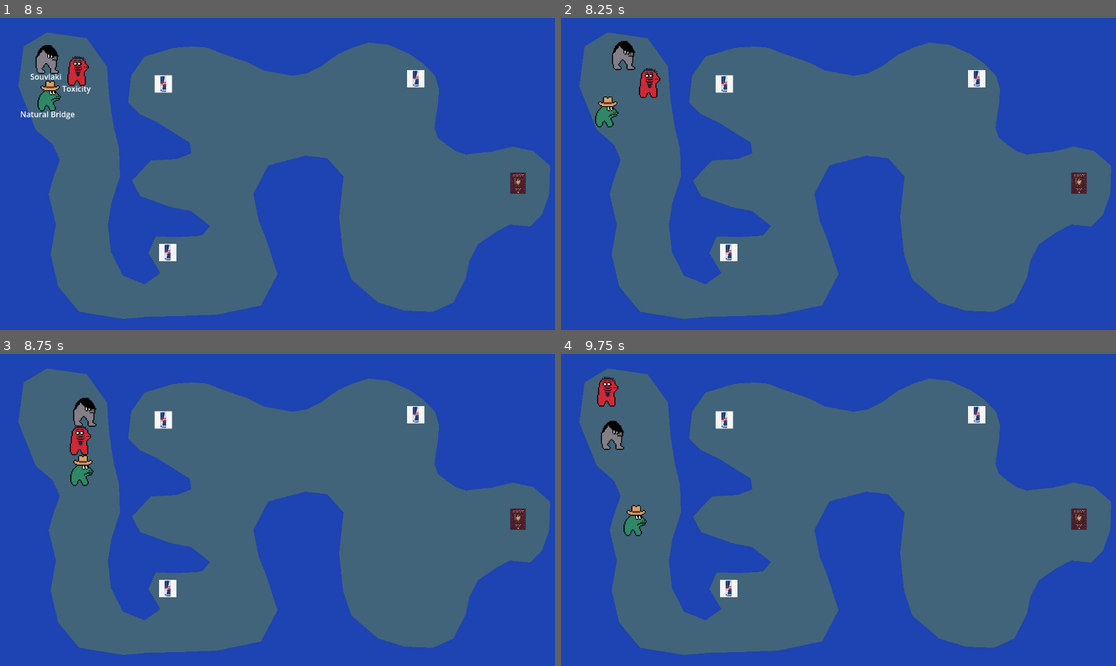
Above: before the commit, frames 1-4 (two rows, left to right).
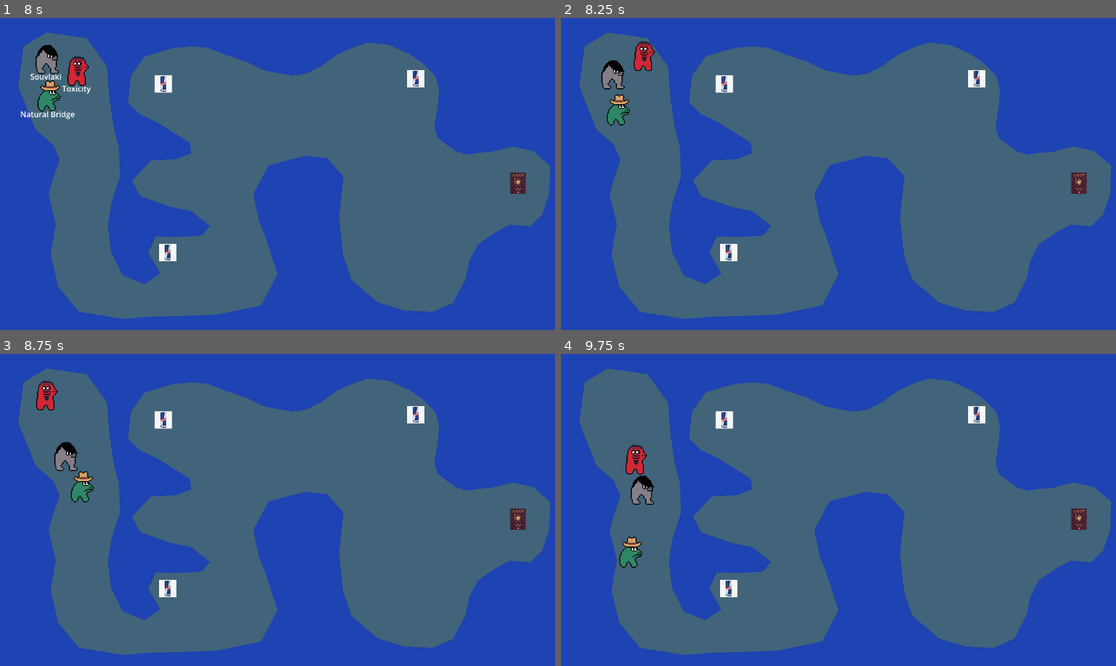
Above: after the commit, the same moments.

Repository: WilliamAalund/aotw-alshi
Game: Godot game, scene res://main/Main.tscn
Two runs of this game, one before a commit and one after it. Both use one fixed random seed, a clock stepped at 60 frames per second and the inputs below.
Inputs:
- Up to frame 1 (8 s): click "Start" at 0.5 s; tap Enter at 1.25, 2.75, 4.25 s; tap Space at 2, 3.5, 5 s
- Up to frame 2 (8.25 s): no input
- Up to frame 3 (8.75 s): no input
- Up to frame 4 (9.75 s): no input

Frame 1 is identical in both runs. In frame 2, 1.5% of the frame differs, in the area x 6-18%, y 7-35%; in frame 3, 1.6%; in frame 4, 1.7%, in the area x 6-17%, y 7-69%.
Error in both runs: Assertion failed. (res://main/game.gd:16)

Commit message:
serj seed

Diff:
--- a/atow-horses/seed.gd
+++ b/atow-horses/seed.gd
@@ -1,6 +1,6 @@
 extends Node
 
-var global_seed = "will's-horse"
+var global_seed = "serj-tankian"
 
 # Called when the node enters the scene tree for the first time.
 func _ready() -> void:
